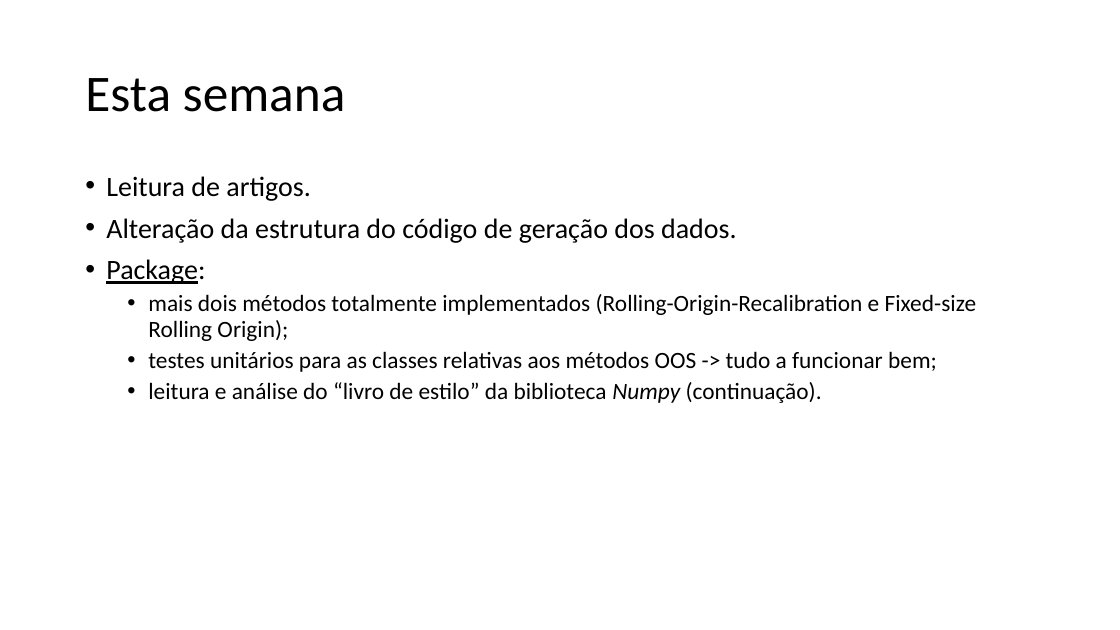
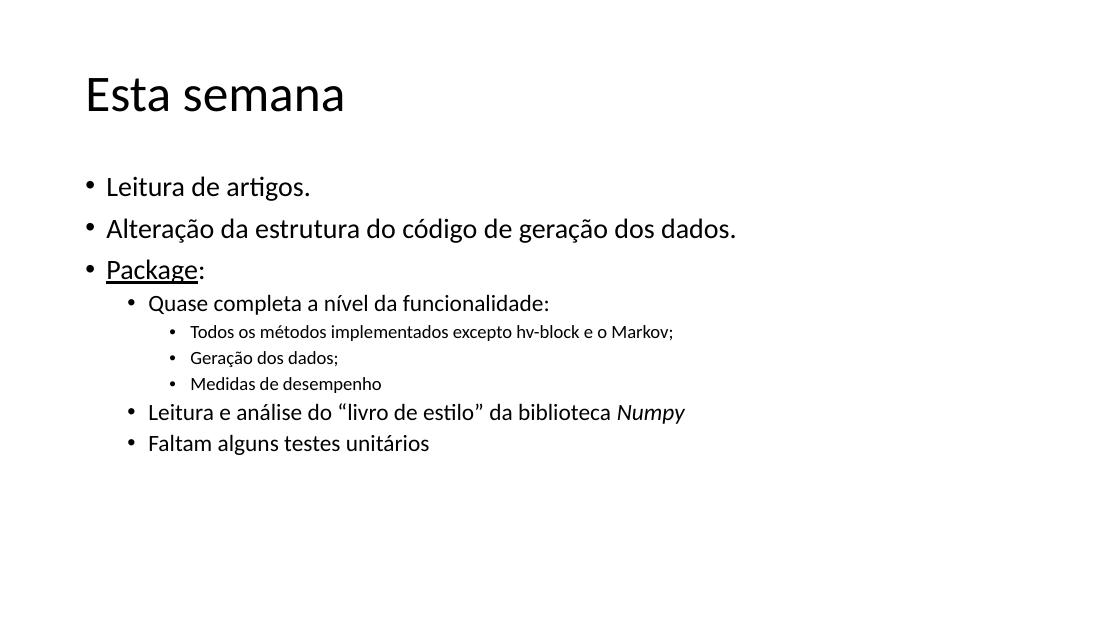
Before and after one commit to MiguelLoureiro98/timecave, a slide deck: slide 3 of papers/.ppt/TimeSeriesCV_03052024.pptx. Drawn at 1120x630 pixels with LibreOffice and Linux fonts; fonts in the diff are those of the drawing. Boxes give left, top, right and bottom in pixels: in the first picture for what was removed or moved away, otherwise in the second. Text is boxed around its words. In the diff, an @@ line names an element or a change of style, - is before the commit and + after.

Commit message:
.ppt

```diff
--- a/papers/.ppt/TimeSeriesCV_03052024.pptx
+++ b/papers/.ppt/TimeSeriesCV_03052024.pptx
@@ text at (148,294,685,455): text changed @@
-  • mais dois métodos totalmente implementados (Rolling-Origin-Recalibration e Fixed-size Rolling Origin);
-  • testes unitários para as classes relativas aos métodos OOS -> tudo a funcionar bem;
-  • leitura e análise do “livro de estilo” da biblioteca Numpy (continuação).
+  • Quase completa a nível da funcionalidade:
+    • Todos os métodos implementados excepto hv-block e o Markov;
+    • Geração dos dados;
+    • Medidas de desempenho
+  • Leitura e análise do “livro de estilo” da biblioteca Numpy
+  • Faltam alguns testes unitários
```
Also in this commit, not shown: 2 other slides changed, 3 slides added, 2 slides removed.
